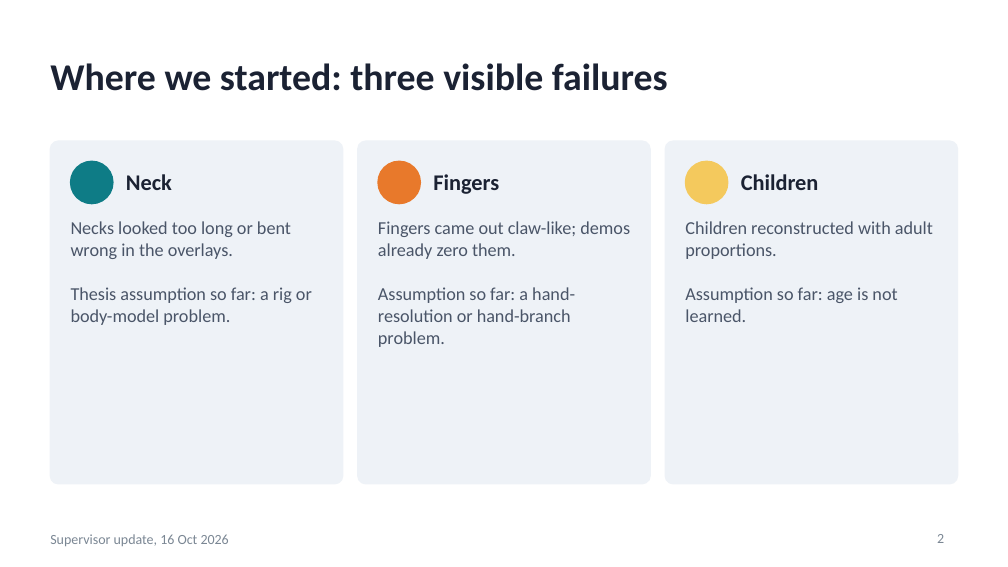
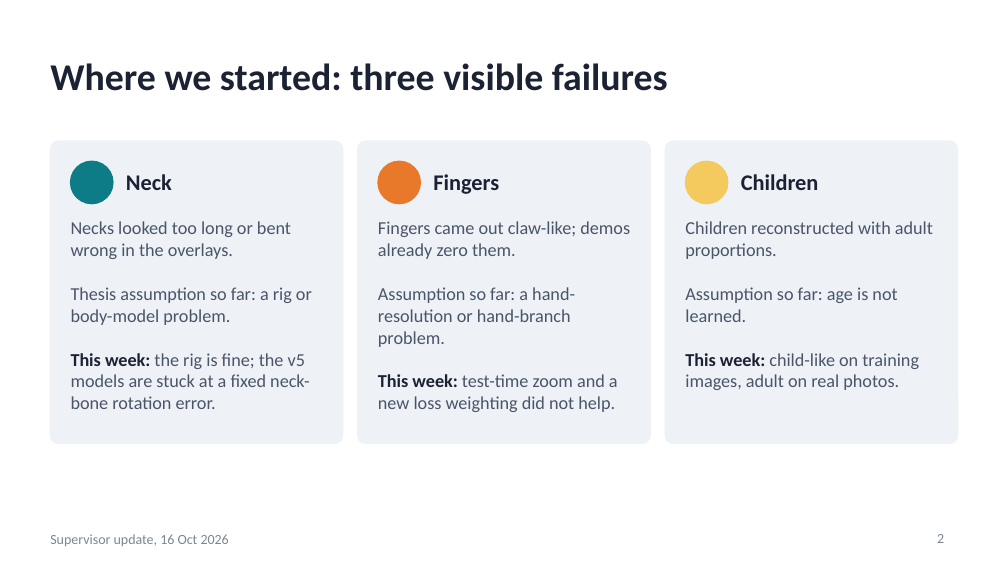
Before and after one commit to saadnajib/Multi-Person-Whole-Body-Human-Mesh-Recovery-in-a-Single-Shot-with-Annyone-dataset-and-3dpw-dataset, a slide deck: slide 2 of docs/supervisor_update_2026-10-16.pptx. Drawn at 1008x567 pixels with LibreOffice and Linux fonts; fonts in the diff are those of the drawing. Boxes give left, top, right and bottom in pixels: in the first picture for what was removed or moved away, otherwise in the second. Text is boxed around its words. In the diff, an @@ line names an element or a change of style, - is before the commit and + after.

```diff
--- a/docs/supervisor_update_2026-10-16.pptx
+++ b/docs/supervisor_update_2026-10-16.pptx
@@ rounded rectangle: place and size @@
-rounded rectangle at <box>50,141,343,484</box>
+rounded rectangle at <box>50,141,343,444</box>
@@ rounded rectangle: place and size @@
-rounded rectangle at <box>358,141,650,484</box>
+rounded rectangle at <box>358,141,650,444</box>
@@ rounded rectangle: place and size @@
-rounded rectangle at <box>665,141,958,484</box>
+rounded rectangle at <box>665,141,958,444</box>
@@ text at <box>71,221,312,409</box>: text changed @@
-Necks looked too long or bent wrong in the overlays.
-Thesis assumption so far: a rig or body-model problem.
+Necks looked too long or bent wrong in the overlays.
+Thesis assumption so far: a rig or body-model problem.
+This week: the rig is fine; the v5 models are stuck at a fixed neck-bone rotation error.
@@ text at <box>378,221,630,412</box>: text changed @@
-Fingers came out claw-like; demos already zero them.
-Assumption so far: a hand-resolution or hand-branch problem.
+Fingers came out claw-like; demos already zero them.
+Assumption so far: a hand-resolution or hand-branch problem.
+This week: test-time zoom and a new loss weighting did not help.
@@ text at <box>685,221,933,390</box>: text changed @@
-Children reconstructed with adult proportions.
-Assumption so far: age is not learned.
+Children reconstructed with adult proportions.
+Assumption so far: age is not learned.
+This week: child-like on training images, adult on real photos.
```
Also in this commit, not shown: 7 other slides changed, 7 slides added, 4 slides removed, 3 other files.
